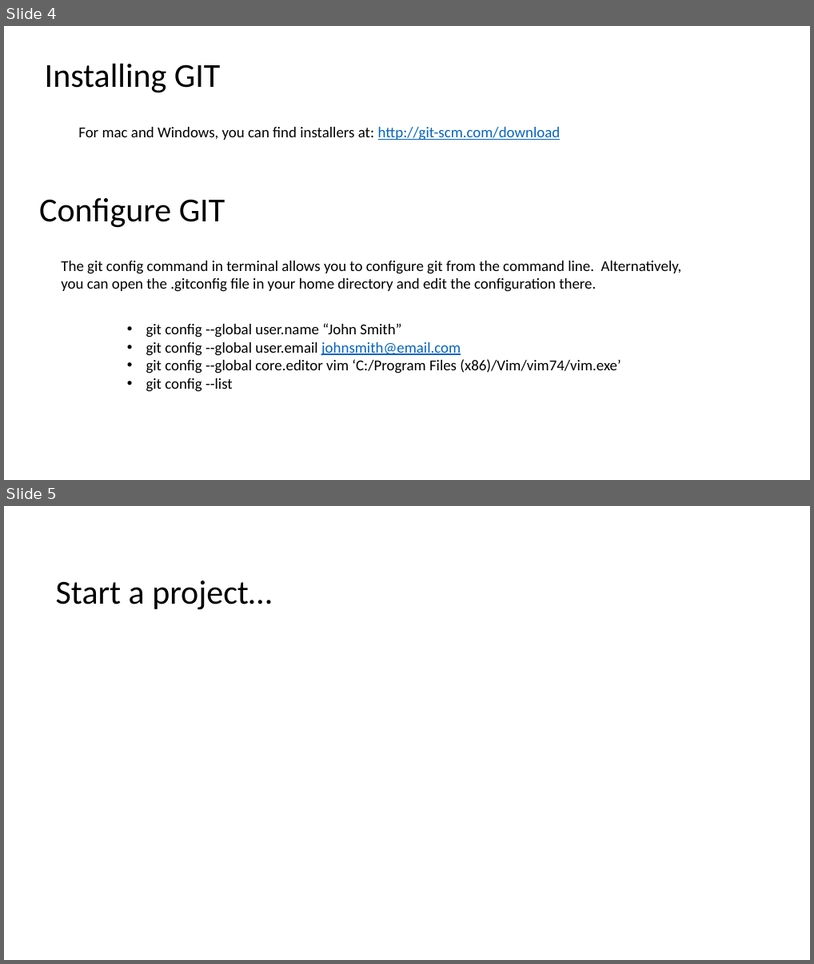
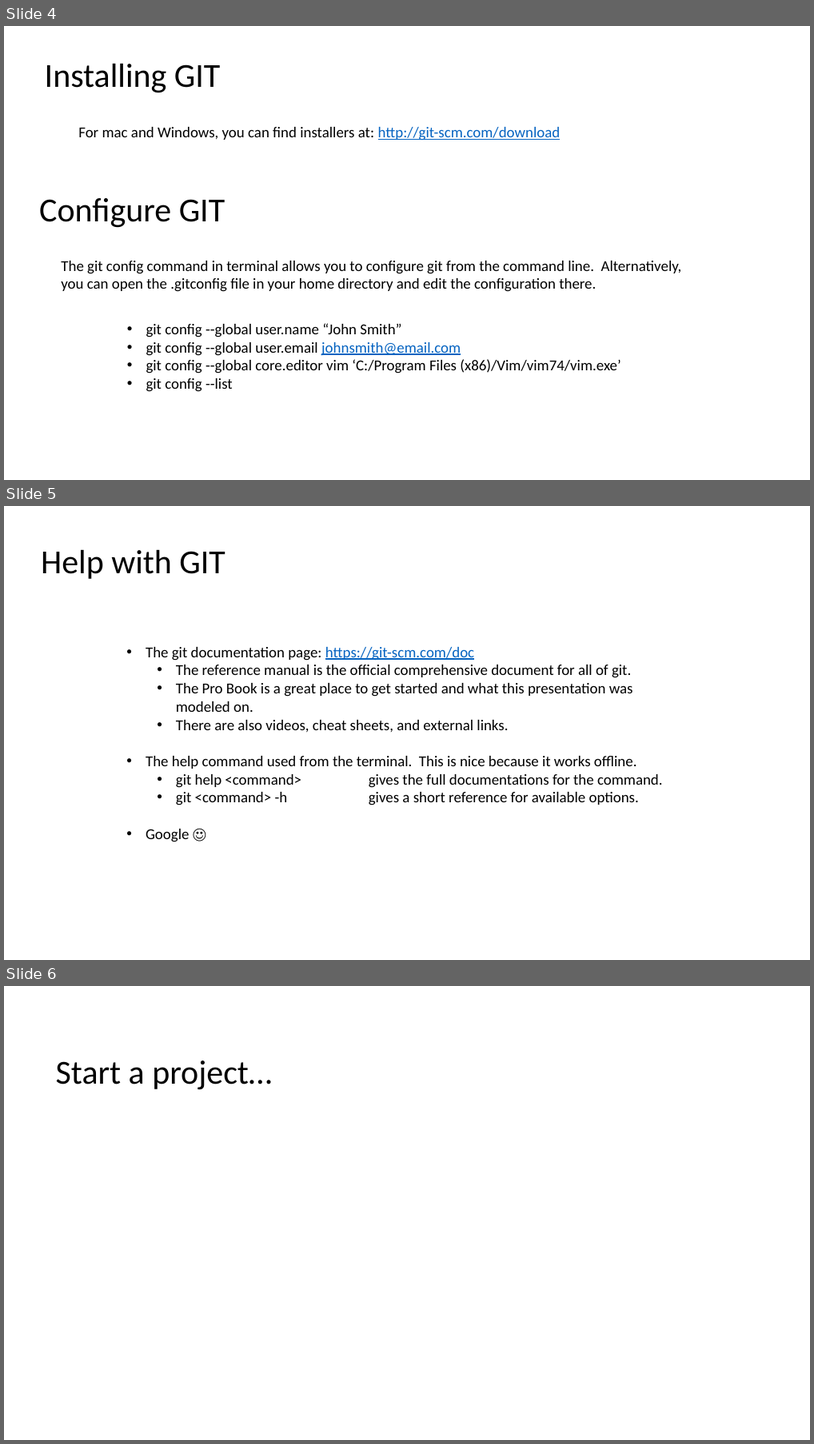
Before and after one commit to jwrauch/git-group-meeting-presentation, a slide deck: learn-to-git.pptx. Shown one above the other, each under a label of ours: slides 4 and 5 before the commit, slides 4, 5 and 6 after it. The pictures are 814x964 and 814x1444 pixels, drawn with LibreOffice and Linux fonts; fonts in the diff are those of the drawing. Boxes give left, top, right and bottom in pixels: in the first picture for what was removed or moved away, otherwise in the second. Text is boxed around its words. In the diff, an @@ line names an element or a change of style, - is before the commit and + after.

Commit message:
Added a help with git slide.

```diff
--- a/learn-to-git.pptx
+++ b/learn-to-git.pptx
@@ slide 5 added at [4,506,810,960], background #FFFFFF @@
@@ text added at [41,550,225,579], 40 pt, text #000000 @@
+Help with GIT
@@ text added at [146,647,663,842], 18 pt, text #000000 @@
+• The git documentation page: https://git-scm.com/doc
+  • The reference manual is the official comprehensive document for all of git.
+  • The Pro Book is a great place to get started and what this presentation was
+    modeled on.
+  • There are also videos, cheat sheets, and external links.
+• The help command used from the terminal. This is nice because it works offline.
+  • git help <command> gives the full documentations for the command.
+  • git <command> -h gives a short reference for available options.
+• Google ☺
@@ what was slide 5 is now slide 6 @@
```
